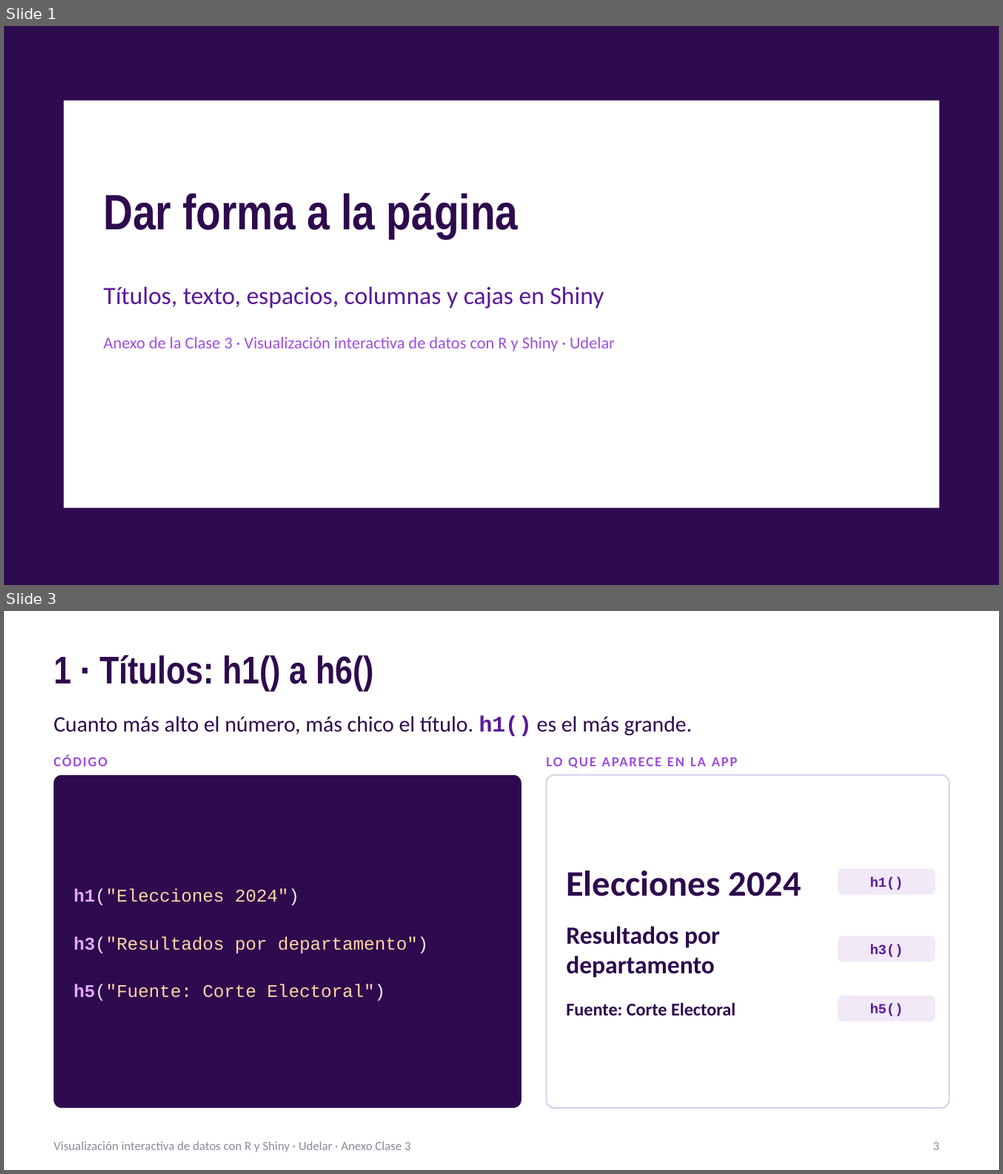
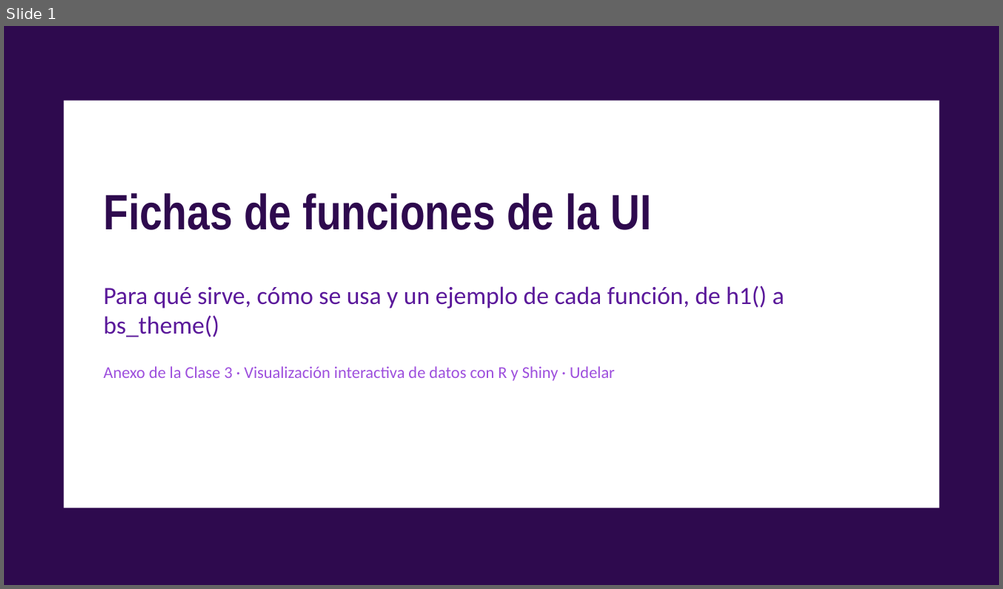
Before and after one commit to nahura99/visualizacion_datos_shiny, a slide deck: clase3/clase3_anexo_ui.pptx. Shown one above the other, each under a label of ours: slides 1 and 3 before the commit, slide 1 after it; the slides between them are not shown. The pictures are 1003x1174 and 1003x589 pixels, drawn with LibreOffice and Linux fonts; fonts in the diff are those of the drawing. Boxes give left, top, right and bottom in pixels: in the first picture for what was removed or moved away, otherwise in the second. Text is boxed around its words. In the diff, an @@ line names an element or a change of style, - is before the commit and + after.

```diff
--- a/clase3/clase3_anexo_ui.pptx
+++ b/clase3/clase3_anexo_ui.pptx
@@ slide 3 removed at [4, 611, 999, 1170], background #FFFFFF @@
@@ title removed at [54, 655, 374, 692] @@
-1 · Títulos: h1() a h6()
@@ text removed at [54, 716, 692, 737] @@
-Cuanto más alto el número, más chico el título. h1() es el más grande.
@@ text removed at [54, 755, 108, 766] @@
-CÓDIGO
@@ text removed at [546, 758, 737, 769] @@
-LO QUE APARECE EN LA APP
@@ rounded rectangle removed at [54, 775, 521, 1108] @@
@@ rounded rectangle removed at [546, 775, 949, 1108] @@
@@ text removed at [566, 871, 801, 897] @@
-Elecciones 2024
@@ rounded rectangle removed at [837, 869, 935, 895] @@
@@ text removed at [74, 889, 428, 1001] @@
-h1("Elecciones 2024")
-h3("Resultados por departamento")
-h5("Fuente: Corte Electoral")
@@ text removed at [870, 877, 903, 890] @@
-h1()
@@ text removed at [566, 926, 720, 978] @@
-Resultados por departamento
@@ rounded rectangle removed at [837, 936, 935, 962] @@
@@ text removed at [870, 945, 903, 957] @@
-h3()
@@ text removed at [566, 1003, 735, 1016] @@
-Fuente: Corte Electoral
@@ rounded rectangle removed at [837, 996, 935, 1022] @@
@@ text removed at [870, 1004, 903, 1017] @@
-h5()
@@ text removed at [54, 1142, 411, 1153] @@
-Visualización interactiva de datos con R y Shiny · Udelar · Anexo Clase 3
@@ page number removed at [933, 1142, 939, 1150] @@
-3
@@ slide 1 changed as well @@
@@ title at [103, 193, 652, 230]: text changed @@
-Dar forma a la página
+Fichas de funciones de la UI
@@ text at [103, 286, 784, 338]: text changed @@
-Títulos, texto, espacios, columnas y cajas en Shiny
+Para qué sirve, cómo se usa y un ejemplo de cada función, de h1() a bs_theme()
```
Also in this commit, not shown: 1 other slide changed, 20 slides added, 7 other slides removed.
